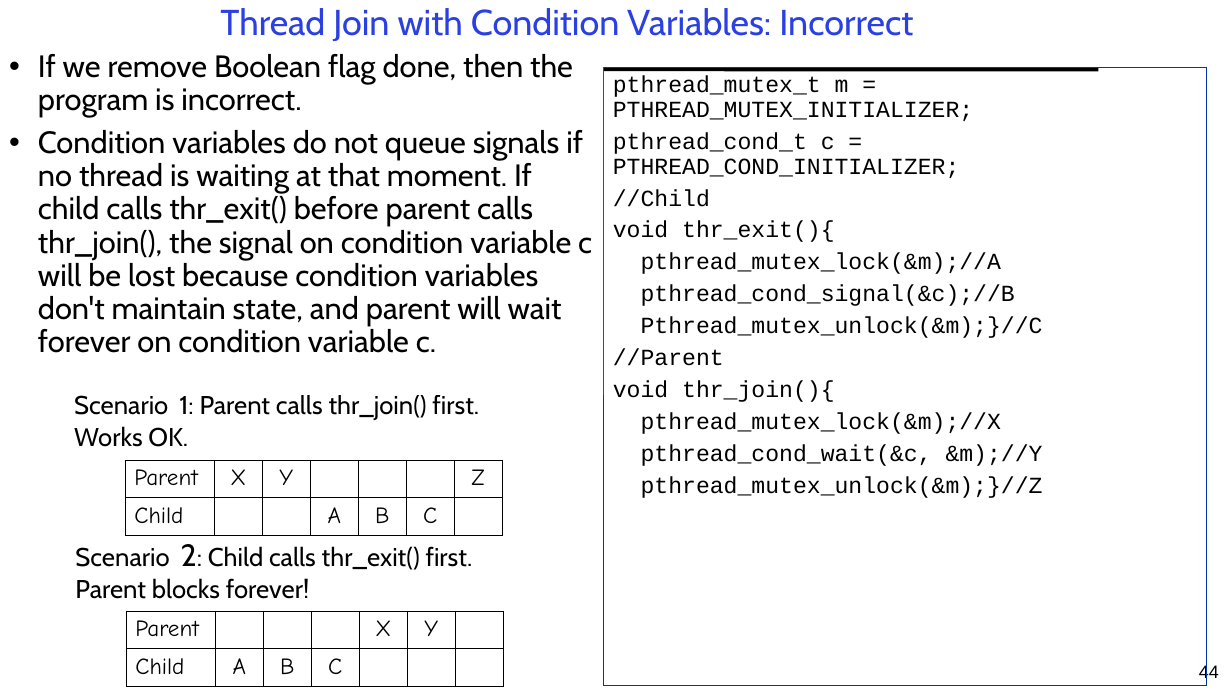
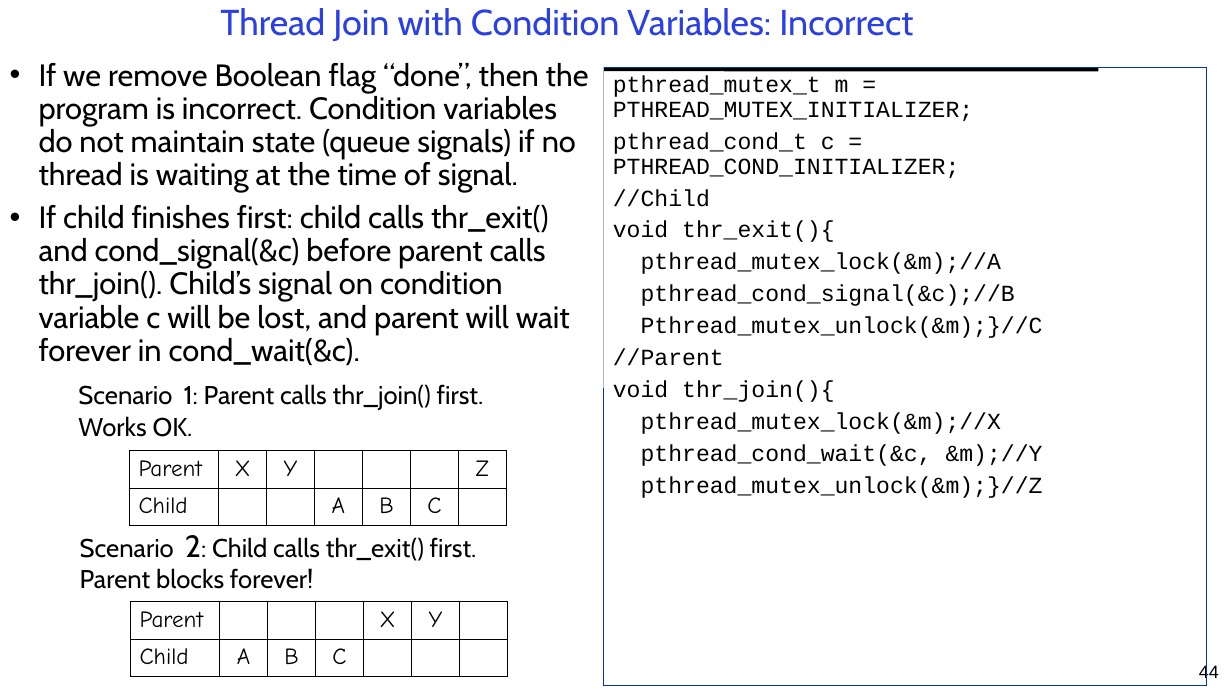
Before and after one commit to guhofstra/CSC256Fa25, a slide deck: slide 44 of PPTs/L3-Synchronization.pptx. Drawn at 1232x693 pixels with LibreOffice and Linux fonts; fonts in the diff are those of the drawing. Boxes give left, top, right and bottom in pixels: in the first picture for what was removed or moved away, otherwise in the second. Text is boxed around its words. In the diff, an @@ line names an element or a change of style, - is before the commit and + after.

```diff
--- a/PPTs/L3-Synchronization.pptx
+++ b/PPTs/L3-Synchronization.pptx
@@ text at (39,63,589,366): text changed @@
-• If we remove Boolean flag done, then the program is incorrect.
-• Condition variables do not queue signals if no thread is waiting at that moment. If child calls thr_exit() before parent calls thr_join(), the signal on condition variable c will be lost because condition variables don't maintain state, and parent will wait forever on condition variable c.
+• If we remove Boolean flag “done”, then the program is incorrect. Condition variables do not maintain state (queue signals) if no thread is waiting at the time of signal.
+• If child finishes first: child calls thr_exit() and cond_signal(&c) before parent calls thr_join(). Child’s signal on condition variable c will be lost, and parent will wait forever in cond_wait(&c).
@@ 2 texts, 2 tables: place and size @@
-2 texts, 2 tables at (74,395,505,686)
+2 texts, 2 tables at (78,384,508,677)
```
Also in this commit, not shown: 7 other slides changed, 18 other files.
